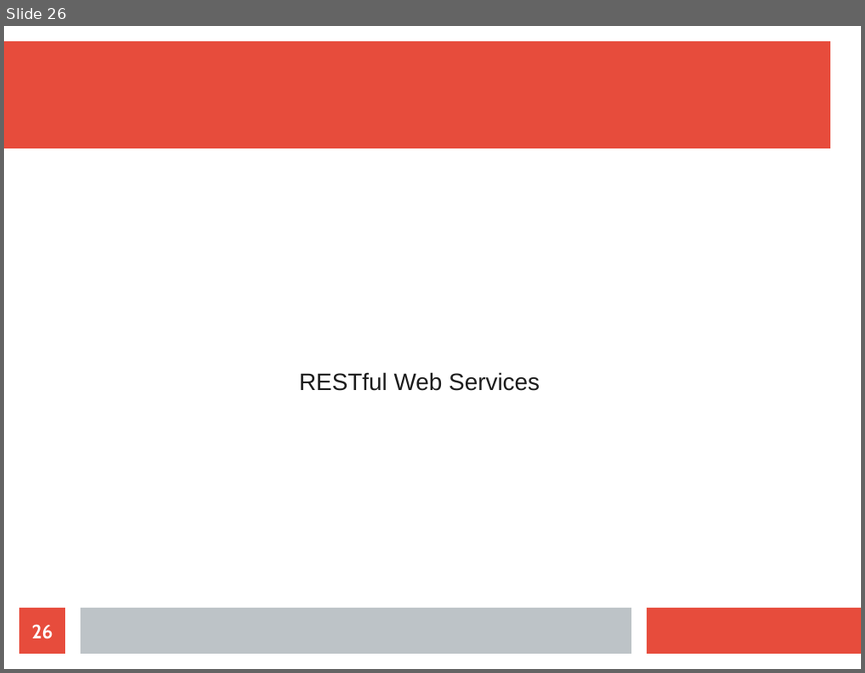
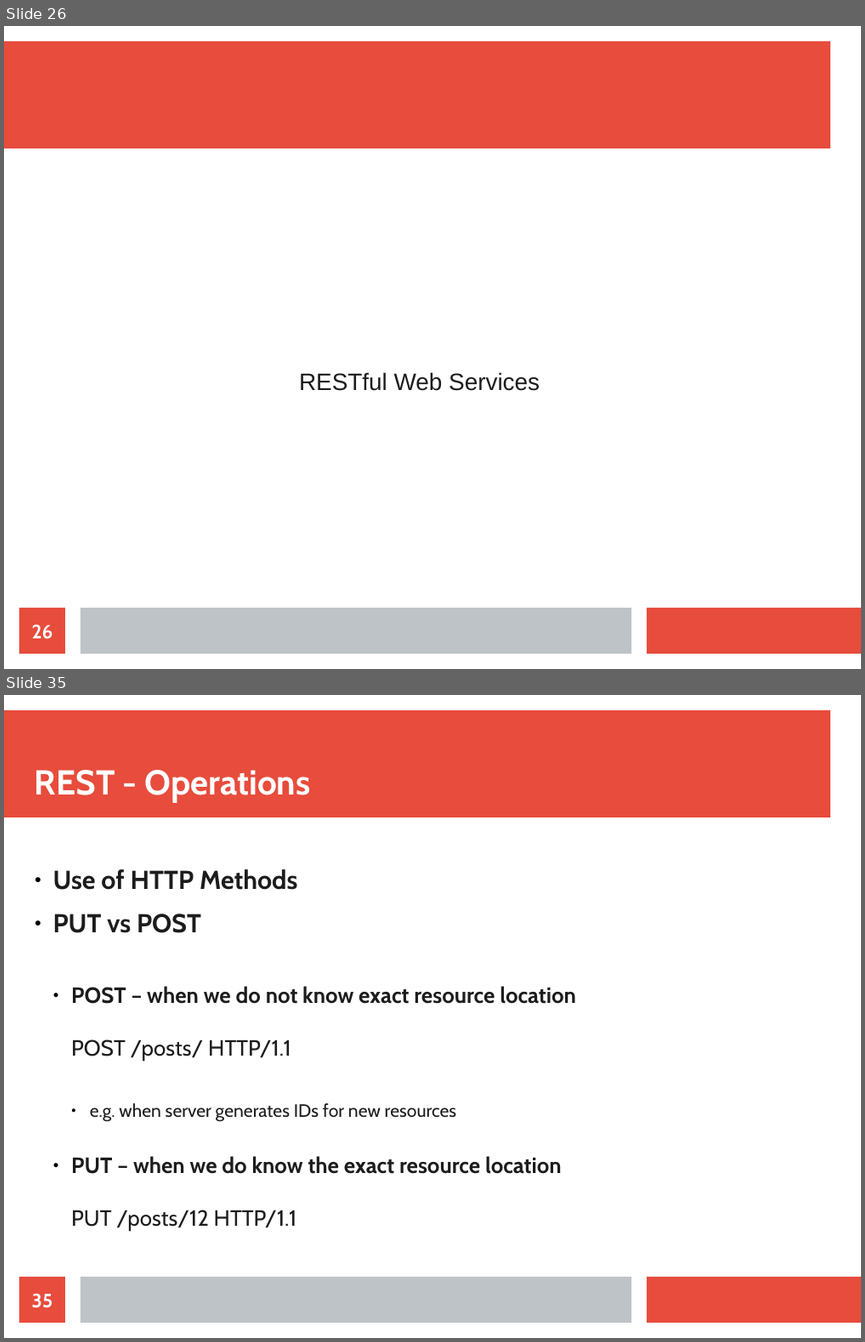
Before and after one commit to maxotta/pia-labs, a slide deck: lectures/ws_wsockets/ws_wsockets.odp. Shown one above the other, each under a label of ours: slide 26 before the commit, slides 26 and 35 after it; the slides between them are not shown. The pictures are 865x673 and 865x1342 pixels, drawn with LibreOffice and Linux fonts; fonts in the diff are those of the drawing. Boxes give left, top, right and bottom in pixels: in the first picture for what was removed or moved away, otherwise in the second. Text is boxed around its words. In the diff, an @@ line names an element or a change of style, - is before the commit and + after.

```diff
--- a/lectures/ws_wsockets/ws_wsockets.odp
+++ b/lectures/ws_wsockets/ws_wsockets.odp
@@ slide 35 added at <box>4,695,861,1338</box>, background #FFFFFF; not listed: 3 template elements that a slide beside it also shows @@
@@ title added at <box>35,770,311,803</box>, 32 pt, text #FFFFFF, bold @@
+REST - Operations
@@ text added at <box>53,869,576,1231</box>, 20.4 pt, text #1C1C1C, bold @@
+● Use of HTTP Methods
+● PUT vs POST
+  ● POST – when we do not know exact resource location
+    POST /posts/ HTTP/1.1
+    ● e.g. when server generates IDs for new resources
+  ● PUT – when we do know the exact resource location
+    PUT /posts/12 HTTP/1.1
@@ page number added at <box>19,1276,65,1322</box>, fill #E74C3C, 18 pt, text #FFFFFF, bold @@
+35
```
Also in this commit, not shown: 20 other slides added.
